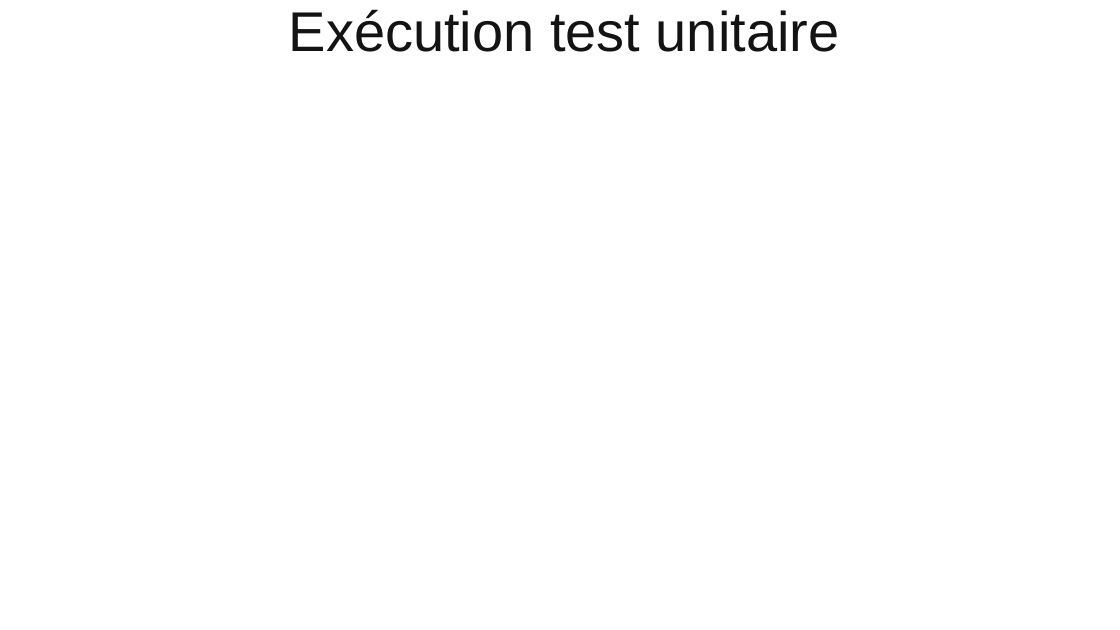
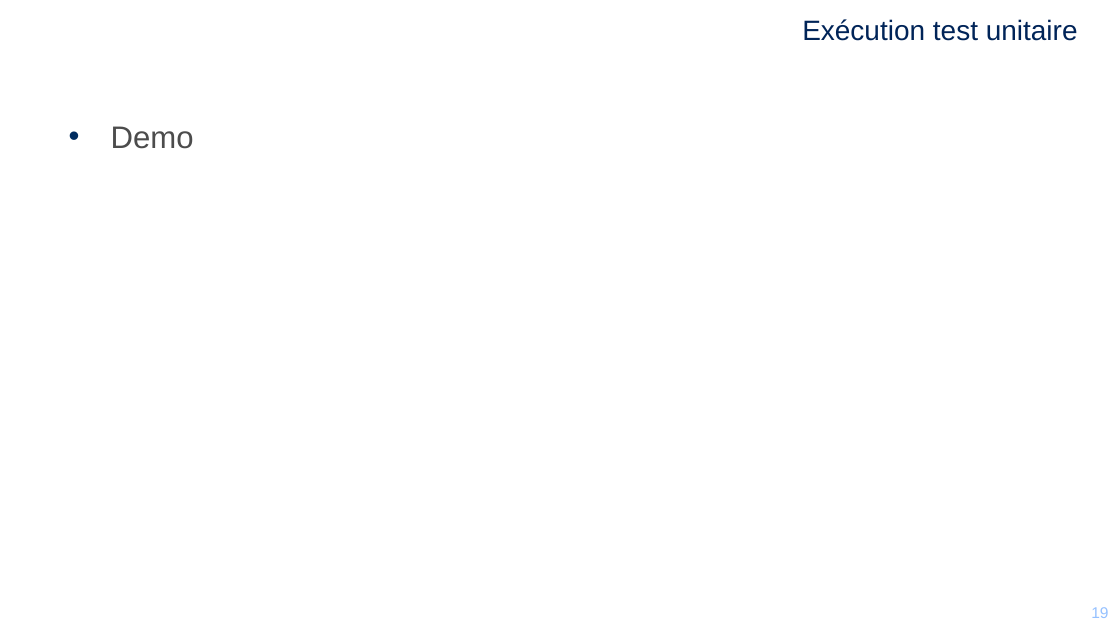
Before and after one commit to mikrob/perfuniversity, a slide deck: slide 19 of PerfUniversity.pptx (slide 15 before the commit). Drawn at 1120x630 pixels with LibreOffice and Linux fonts; fonts in the diff are those of the drawing; background and template pictures are left out. Boxes give left, top, right and bottom in pixels: in the first picture for what was removed or moved away, otherwise in the second. Text is boxed around its words. In the diff, an @@ line names an element or a change of style, - is before the commit and + after.

```diff
--- a/PerfUniversity.pptx
+++ b/PerfUniversity.pptx
@@ title "Exécution test unitaire" at bbox=[802, 19, 1078, 41]: size 36 to 18 pt, text colour #141313 to #002458; alignment centre to right @@
@@ text added at bbox=[111, 126, 194, 149], 20 pt, text #4C4C4C @@
+• Demo
@@ page number added at bbox=[1082, 607, 1099, 618], 10 pt, text #96C1FF @@
+19
@@ page number added at bbox=[1091, 607, 1108, 618], 10 pt, text #FFFFFF @@
+19
```
Also in this commit, not shown: 39 other slides changed, 5 slides added, 1 slide removed, 5 other files.
